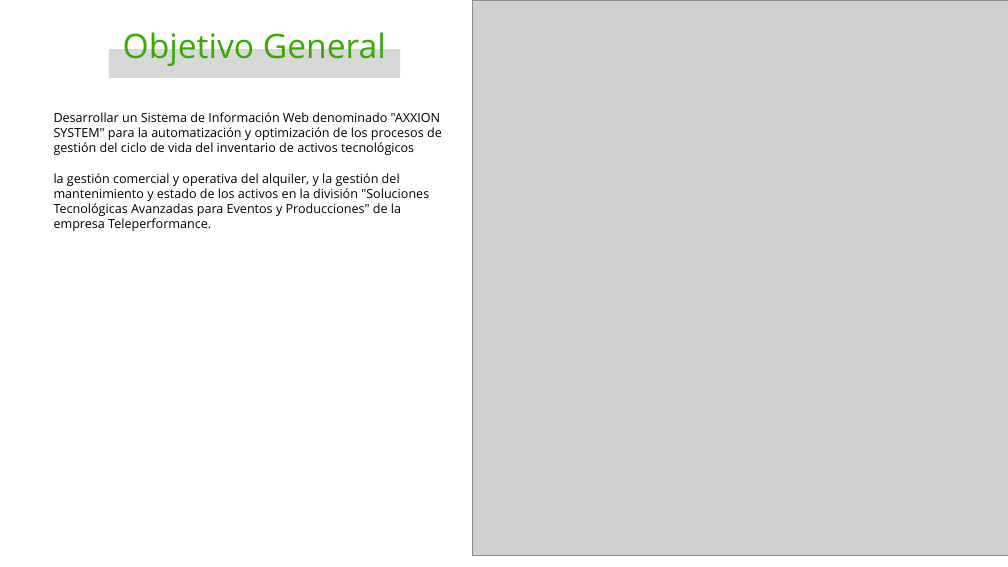
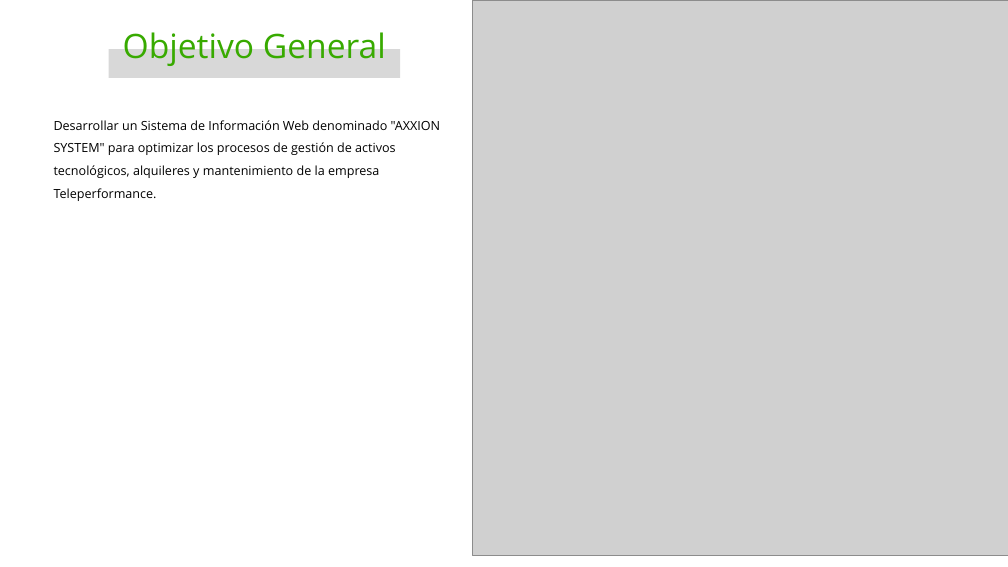
Before and after one commit to Cristian6006/AXXION_SYSTEM, a slide deck: slide 6 of _docs/trim_02/Contextualizacion Proyecto/Presentación del Proyecto.pptx (slide 5 before the commit). Drawn at 1008x567 pixels with LibreOffice and Linux fonts; fonts in the diff are those of the drawing; grey boxes stand for pictures; background and template pictures are left out. Boxes give left, top, right and bottom in pixels: in the first picture for what was removed or moved away, otherwise in the second. Text is boxed around its words. In the diff, an @@ line names an element or a change of style, - is before the commit and + after.

```diff
--- a/_docs/trim_02/Contextualizacion Proyecto/Presentación del Proyecto.pptx
+++ b/_docs/trim_02/Contextualizacion Proyecto/Presentación del Proyecto.pptx
@@ text at box(54, 120, 440, 201): text changed @@
-Desarrollar un Sistema de Información Web denominado "AXXION SYSTEM" para la automatización y optimización de los procesos de gestión del ciclo de vida del inventario de activos tecnológicos
-la gestión comercial y operativa del alquiler, y la gestión del mantenimiento y estado de los activos en la división "Soluciones Tecnológicas Avanzadas para Eventos y Producciones" de la empresa Teleperformance.
+        Desarrollar un Sistema de Información Web denominado "AXXION SYSTEM" para optimizar los procesos de gestión de activos tecnológicos, alquileres y mantenimiento de la empresa Teleperformance.
```
Also in this commit, not shown: 2 other slides changed, 4 slides added, 3 slides removed.
